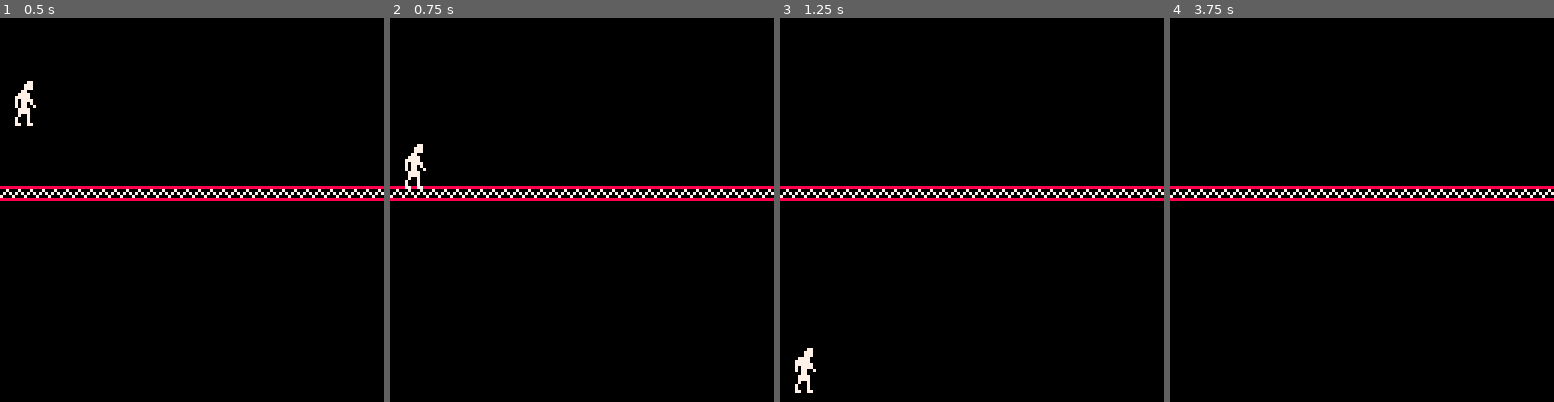
Above: before the commit, frames 1-4 (left to right).
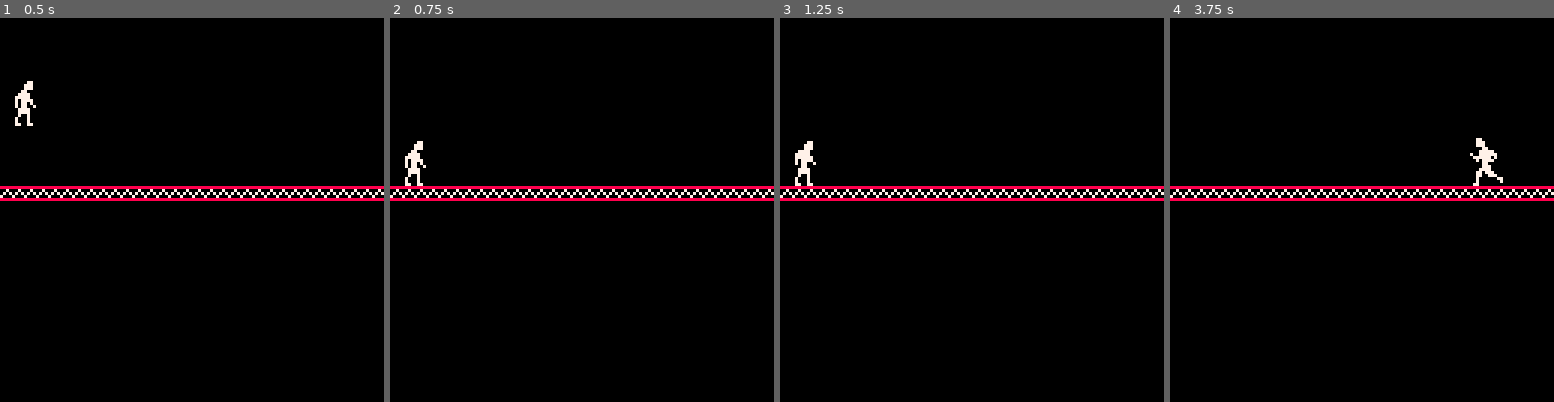
Above: after the commit, the same moments.

Repository: BordenJardine/skeo
Game: PICO-8 cartridge spritez.p8
Two runs of this game, one before a commit and one after it. Both use one fixed random seed, a clock stepped at 60 frames per second and the inputs below.
Inputs:
- Up to frame 1 (0.5 s): no input
- Up to frame 2 (0.75 s): no input
- Up to frame 3 (1.25 s): no input
- Up to frame 4 (3.75 s): hold Right 1.6-2.1 s; hold Right 2.47-3.03 s; hold Left 3.08-3.58 s

Frame 1 is identical in both runs. In frame 2, 0.2% of the frame differs, in the area x 3-10%, y 32-45%; in frame 3, 0.6%, in the area x 3-10%, y 32-98%; in frame 4, 0.4%.

Commit message:
collide with floor

Diff:
--- a/spritez.p8
+++ b/spritez.p8
@@ -32,6 +32,8 @@
 	idle_anim = idle_anim,
 	cur_anim = idle_anim,
 	frame = idle_anim.frames[1],
+	airtime = 0,
+	grounded = false,
 	tmr = 1,
 	flp = false,
 	anim_index = 1,
@@ -58,10 +60,11 @@
 	self.dx = mid(-self.max_dx,self.dx,self.max_dx)
 	self.dy = mid(-self.max_dy,self.dy,self.max_dy)
 
-
 	-- move
 	self.x += self.dx
 	self.y += self.dy
+
+	self:collide()
 
 	self:pick_animation()
 
@@ -80,6 +83,31 @@
 		self.flp = false
 		self.dx += self.acc
 	end
+end
+
+function actor:collide()
+	self:collide_floor()
+end
+
+function actor:collide_floor()
+	if self.dy<0 then
+		return false
+	end
+	local landed=false
+	--check for collision at multiple points along the bottom
+	--of the sprite: left, center, and right.
+	local sizep = self.size * 8
+	for i=-(sizep/3),(sizep/3),2 do
+		local tile=mget((self.x+i)/8,(self.y+(sizep/2))/8)
+		if fget(tile,0) or (fget(tile,1) and self.dy>=0) then
+			self.dy=0
+			self.y=(flr((self.y+(sizep/2))/8)*8)-(sizep/2)
+			self.grounded=true
+			self.airtime=0
+			landed=true
+		end
+	end
+	return landed
 end
 
 function actor:pick_animation()
@@ -303,7 +331,7 @@
 00000000000000000000000000000000000000000000000000000000000000000000000000000000000000000000000000000000000000000000000000000000
 
 __gff__
-0000000000000000000000000000000000000000000000000000000000000000000000000000000000000000000000000000000000000000000000000000000000000000000000000000000000000000000000000000000000000000000000000000000000000000000000000000000000000000000000000000000000000000
+0000000000000000000000000000000000000000000000000000000000000000000000000000000000000000000000000000000000000000000000000000000001000000000000000000000000000000000000000000000000000000000000000000000000000000000000000000000000000000000000000000000000000000
 0000000000000000000000000000000000000000000000000000000000000000000000000000000000000000000000000000000000000000000000000000000000000000000000000000000000000000000000000000000000000000000000000000000000000000000000000000000000000000000000000000000000000000
 __map__
 0000000000000000000000000000000000000000000000000000000000000000000000000000000000000000000000000000000000000000000000000000000000000000000000000000000000000000000000000000000000000000000000000000000000000000000000000000000000000000000000000000000000000000
